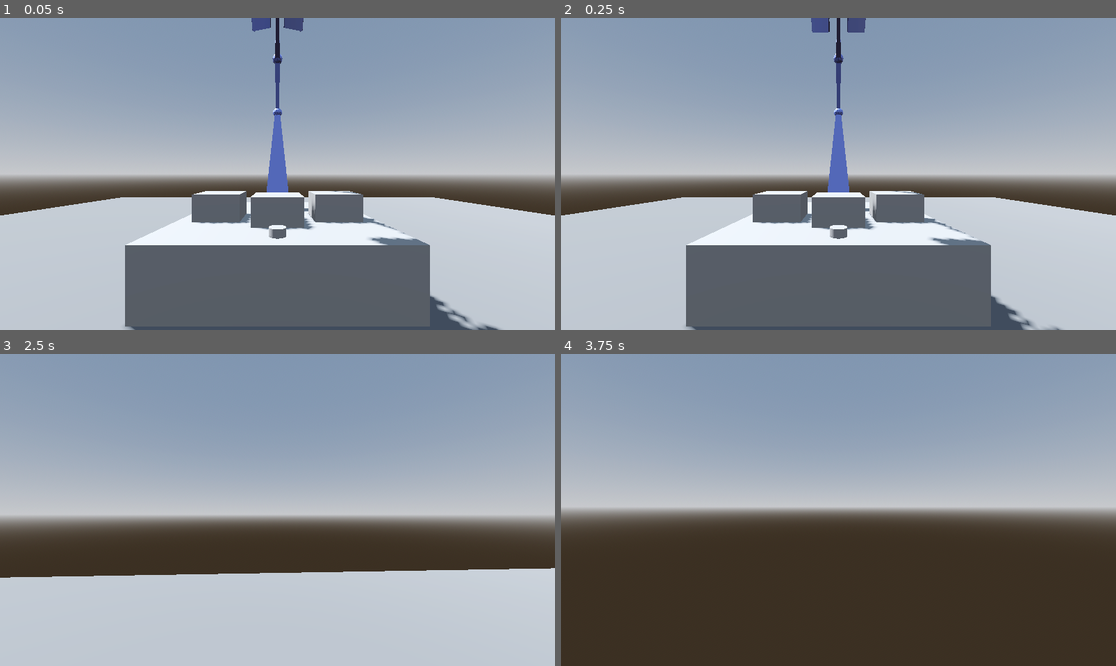
Above: before the commit, frames 1-4 (two rows, left to right).
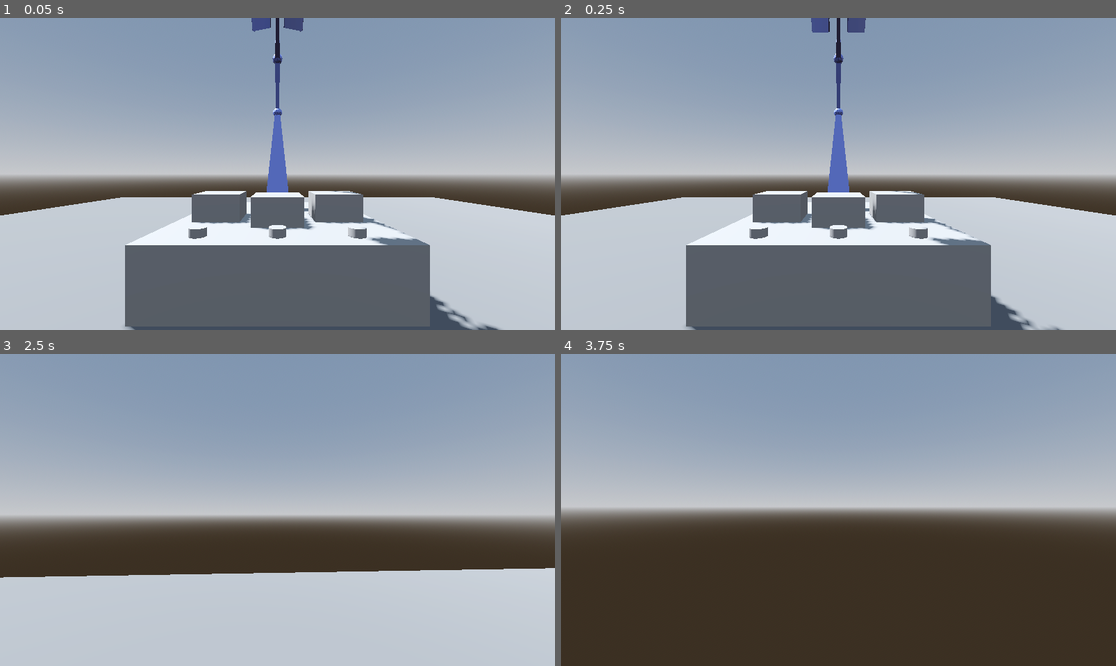
Above: after the commit, the same moments.

Repository: anniesanap/COMP-360-Group-2-Assignment-4
Game: Godot game, scene res://root.tscn
The game is run twice, just before and just after one commit, with the same random seed, the same clock (stepped at 60 frames per second) and the same inputs.
Inputs (mouse positions are in pixels of both pictures, inside the frame that each line leads up to):
- Up to frame 1 (0.05 s): no input
- Up to frame 2 (0.25 s): no input
- Up to frame 3 (2.5 s): move the mouse to (305, 510) at 0.52 s; hold E (interact, bound only after the commit) 0.53-1.28 s; hold W (move_forward) from 0.53 s (still down); tap Space (jump) at 0.77, 1.52 s; move the mouse to (249, 510) at 1.27 s; tap E (interact, bound only after the commit) at 1.35 s; move the mouse to (288, 503) at 2.02 s; hold E (interact, bound only after the commit) from 2.03 s (still down)
- Up to frame 4 (3.75 s): keep holding W (move_forward); move the mouse to (832, 516) at 2.77 s; release E (interact, bound only after the commit) at 2.78 s; tap E (interact, bound only after the commit) at 2.85 s; tap Space (jump) at 3.02 s; tap Enter at 3.5 s; move the mouse to (877, 513) at 3.52 s; hold E (interact, bound only after the commit) from 3.53 s (still down)

The runs differ from the first frame. In frame 1, 0.2% of the frame differs, in the area x 33-67%, y 67-71%; in frame 2, 0.2%; in frame 3, less than 0.1%; in frame 4, nothing differs.

Commit message:
Pressing buttons rotates arm

Diff:
--- /dev/null
+++ b/button_1.gd
@@ -0,0 +1,6 @@
+extends StaticBody3D
+
+@onready var arm = $".."/arm
+
+func press():
+	create_tween().tween_property(arm, "rotation:y", PI / 4, 1).set_delay(0.5).set_trans(Tween.TRANS_SPRING)
--- /dev/null
+++ b/button_2.gd
@@ -0,0 +1,6 @@
+extends StaticBody3D
+
+@onready var arm = $".."/arm
+
+func press():
+	create_tween().tween_property(arm, "rotation:y", PI / 2, 1).set_delay(0.5).set_trans(Tween.TRANS_SPRING)
--- /dev/null
+++ b/button_3.gd
@@ -0,0 +1,6 @@
+extends StaticBody3D
+
+@onready var arm = $".."/arm
+
+func press():
+	create_tween().tween_property(arm, "rotation:y", 3 * PI / 4, 1).set_delay(0.5).set_trans(Tween.TRANS_SPRING)
--- a/player.gd
+++ b/player.gd
@@ -1,6 +1,7 @@
 extends CharacterBody3D
 
 @onready var camera = $playerCamera
+@onready var raycast = $playerCamera/playerRaycast
 
 const SPEED = 4.0
 const JUMP_VELOCITY = 5.0
@@ -26,6 +27,10 @@
 	# Handle jump
 	elif Input.is_action_just_pressed("jump") and is_on_floor():
 		velocity.y = JUMP_VELOCITY
+	elif event.is_action_pressed("interact"):
+		var collider = raycast.get_collider()
+		if raycast.get_collider() != null and collider.is_in_group("buttons"):
+			collider.press()
 	# Handle movement keys
 	else:
 		var movement = Input.get_vector("move_left", "move_right", "move_forward", "move_back").rotated(-camera.rotation.y)
--- a/project.godot
+++ b/project.godot
@@ -14,6 +14,10 @@
 run/main_scene="res://root.tscn"
 config/features=PackedStringArray("4.3", "Forward Plus")
 config/icon="res://icon.svg"
+
+[global_group]
+
+buttons=""
 
 [input]
 
@@ -47,3 +51,8 @@
 "events": [Object(InputEventKey,"resource_local_to_scene":false,"resource_name":"","device":-1,"window_id":0,"alt_press …(195 unchanged characters)…
 ]
 }
+interact={
+"deadzone": 0.5,
+"events": [Object(InputEventKey,"resource_local_to_scene":false,"resource_name":"","device":-1,"window_id":0,"alt_pressed":false,"shift_pressed":false,"ctrl_pressed":false,"meta_pressed":false,"pressed":false,"keycode":0,"physical_keycode":69,"key_label":0,"unicode":101,"location":0,"echo":false,"script":null)
+]
+}
--- a/root.tscn
+++ b/root.tscn
@@ -1,6 +1,9 @@
-[gd_scene load_steps=23 format=4 uid="uid://ljd2ods15laa"]
+[gd_scene load_steps=26 format=4 uid="uid://ljd2ods15laa"]
 
 [ext_resource type="Script" path="res://player.gd" id="1_k2jet"]
+[ext_resource type="Script" path="res://button_1.gd" id="2_xlyjr"]
+[ext_resource type="Script" path="res://button_2.gd" id="3_fgvdp"]
+[ext_resource type="Script" path="res://button_3.gd" id="4_tg4h8"]
 
 [sub_resource type="ProceduralSkyMaterial" id="ProceduralSkyMaterial_fxind"]
 sky_horizon_color = Color(0.64625, 0.65575, 0.67075, 1)
@@ -646,11 +649,35 @@
 [node name="playerCamera" type="Camera3D" parent="player"]
 transform = Transform3D(1, 0, 0, 0, 1, 0, 0, 0, 1, 0, 0.5, 0)
 
-[node name="button1" type="StaticBody3D" parent="."]
-transform = Transform3D(1, 0, 0, 0, 1, 0, 0, 0, 1, -0.7, 0.85, 0)
+[node name="playerRaycast" type="RayCast3D" parent="player/playerCamera"]
+target_position = Vector3(0, 0, -1.5)
+
+[node name="button1" type="StaticBody3D" parent="." groups=["buttons"]]
+transform = Transform3D(1, 0, 0, 0, 1, 0, 0, 0, 1, -0.7, 0.85, -0.9)
+script = ExtResource("2_xlyjr")
 
 [node name="buttonCollision" type="CollisionShape3D" parent="button1"]
 shape = SubResource("CylinderShape3D_bahwf")
 
 [node name="MeshInstance3D" type="MeshInstance3D" parent="button1"]
 mesh = SubResource("CylinderMesh_ha72p")
+
+[node name="button2" type="StaticBody3D" parent="." groups=["buttons"]]
+transform = Transform3D(1, 0, 0, 0, 1, 0, 0, 0, 1, -0.7, 0.85, 0)
+script = ExtResource("3_fgvdp")
+
+[node name="buttonCollision" type="CollisionShape3D" parent="button2"]
+shape = SubResource("CylinderShape3D_bahwf")
+
+[node name="MeshInstance3D" type="MeshInstance3D" parent="button2"]
+mesh = SubResource("CylinderMesh_ha72p")
+
+[node name="button3" type="StaticBody3D" parent="." groups=["buttons"]]
+transform = Transform3D(1, 0, 0, 0, 1, 0, 0, 0, 1, -0.7, 0.85, 0.9)
+script = ExtResource("4_tg4h8")
+
+[node name="buttonCollision" type="CollisionShape3D" parent="button3"]
+shape = SubResource("CylinderShape3D_bahwf")
+
+[node name="MeshInstance3D" type="MeshInstance3D" parent="button3"]
+mesh = SubResource("CylinderMesh_ha72p")
